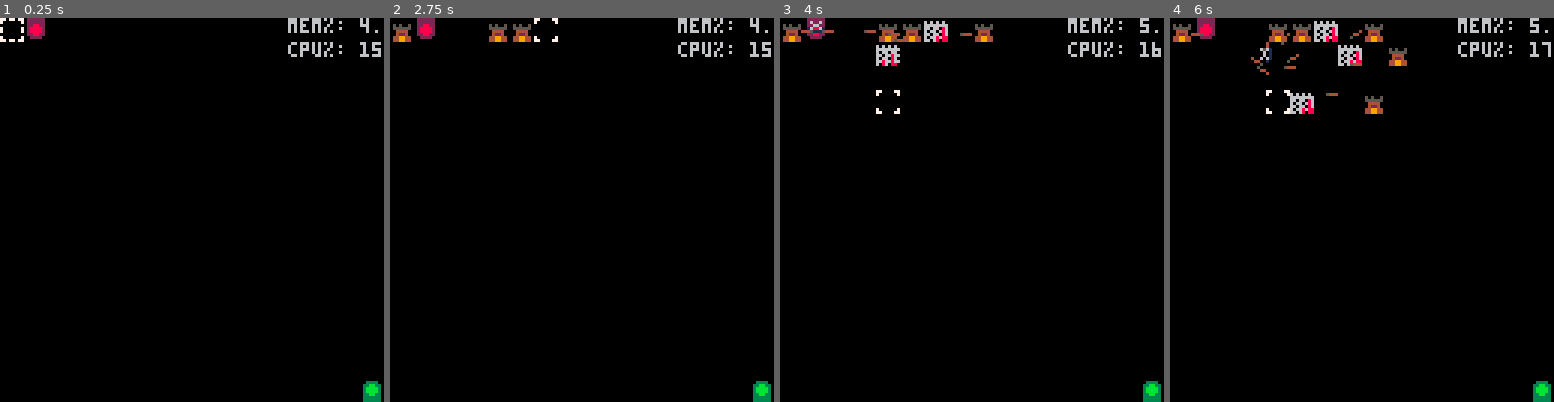
Above: before the commit, frames 1-4 (left to right).
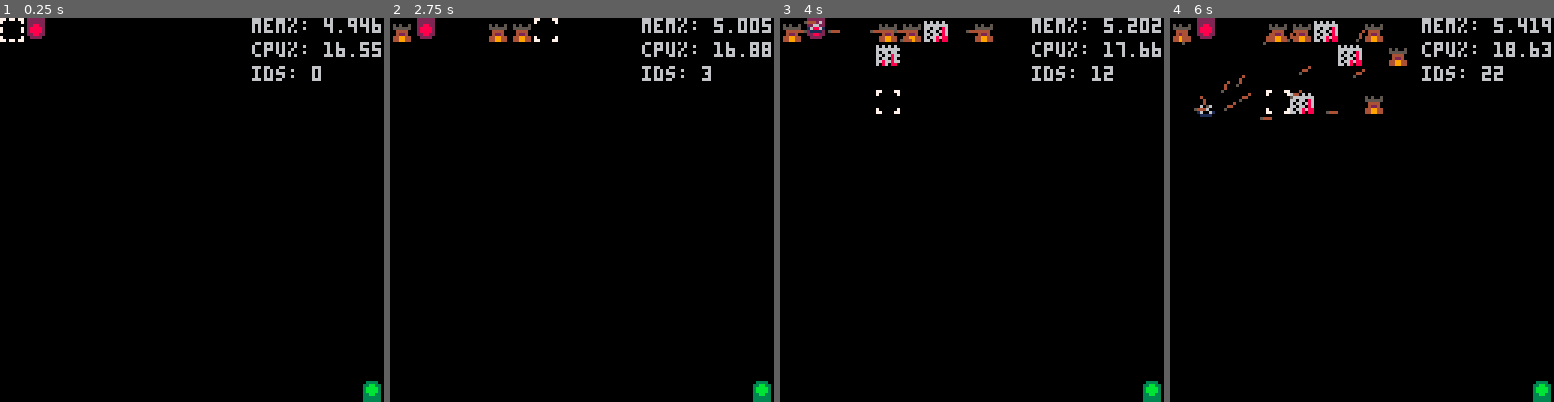
Above: after the commit, the same moments.

Repository: ClaytonKnittel/pico8-test
Game: PICO-8 cartridge clatt.p8
Two runs of this game, one before a commit and one after it. Both use one fixed random seed, a clock stepped at 60 frames per second and the inputs below.
Inputs:
- Up to frame 1 (0.25 s): no input
- Up to frame 2 (2.75 s): tap X (X key) at 0.33, 1.07, 1.85 s; tap O (Z key) at 0.7, 1.7, 2.1, 2.5 s; hold Right 1.6-2.1 s; hold Up 2.15-2.42 s; hold Right from 2.47 s (still down)
- Up to frame 3 (4 s): tap O (Z key) at 2.9, 3.3, 3.7 s; tap X (X key) at 2.97 s; release Right at 3.03 s; hold Left 3.08-3.58 s; hold Down 3.63-3.97 s
- Up to frame 4 (6 s): hold Right 4.02-4.68 s; tap X (X key) at 4.08, 5.2 s; tap O (Z key) every 0.4 s from 4.1 to 5.7 s; hold Up 4.73-5.03 s; hold Left 5.08-5.68 s; hold Down from 5.73 s (still down)

The runs differ from the first frame. In frame 1, 1.3% of the frame differs, in the area x 65-100%, y 0-17%; in frame 2, 1.4%; in frame 3, 1.6%; in frame 4, 2.2%, in the area x 3-100%, y 0-27%.

Commit message:
Improve ID assignment (#6)
* Id assignment improved

* cache type

* deterministic exploration

Diff:
--- a/clatt.p8
+++ b/clatt.p8
@@ -230,7 +230,7 @@
           distance = item.distance,
         }
 
-        for _, dir in pairs(Direction) do
+        for dir = 0, 3 do
           local next_pos = PosAfter(item.pos, dir)
           if PosInBounds(next_pos) and EnemyCanOccupyPos(next_pos) then
             queue.push({
@@ -558,7 +558,7 @@
       -- find target enemy
       local target_enemy = nil
       local target_enemy_distance = 32
-      for _, entity in entity_map.entities() do
+      for entity in entity_map.entities() do
         if entity.type_id() == TypeId.ENEMY then
           local enemy_pos = entity.pos()
           local enemy_distance = PosMagnitude(PosSub(enemy_pos, archer.pos()))
@@ -573,24 +573,22 @@
 
       -- brrrrr
       if target_enemy ~= nil then
-        local function spawn_arrow()
-          local archer_pos = archer.pos()
-
-          local target_pos = target_enemy.pos()
-          local enemy_dir = target_enemy.direction()
-          local enemy_speed = target_enemy.speed()
-
-          -- Make a guess for where the enemy will be by the time our arrow
-          -- would reach them had we aimed straight for them, and aim for there
-          -- instead.
-          local distance_to_enemy = PosMagnitude(PosSub(target_pos, archer_pos))
-          local scale = enemy_speed / ARROW_SPEED * distance_to_enemy
-          local to_add = PosScale(DirDelta(enemy_dir), scale)
-          target_pos = PosAdd(target_pos, to_add)
-
-          return MakeArrow(archer_pos, target_pos)
-        end
-        entity_map.try_spawn(spawn_arrow)
+        local archer_pos = archer.pos()
+
+        local target_pos = target_enemy.pos()
+        local enemy_dir = target_enemy.direction()
+        local enemy_speed = target_enemy.speed()
+
+        -- Make a guess for where the enemy will be by the time our arrow
+        -- would reach them had we aimed straight for them, and aim for there
+        -- instead.
+        local distance_to_enemy = PosMagnitude(PosSub(target_pos, archer_pos))
+        local scale = enemy_speed / ARROW_SPEED * distance_to_enemy
+        local to_add = PosScale(DirDelta(enemy_dir), scale)
+        target_pos = PosAdd(target_pos, to_add)
+
+        local arrow = MakeArrow(archer_pos, target_pos)
+        entity_map.spawn(arrow)
 
         fire_rate_cooldown = fire_rate
       end
@@ -677,38 +675,79 @@
 function MakeEntityMap()
   entity_map = {}
 
-  local MAX_ENTITIES = 512
   local entities = {}
+  -- Head of the freelist of IDs
+  local next_free_id = nil
+  local num_allocated_ids = 0
+
+  local function live_entities()
+    -- Cache the global function for faster lookup
+    local type = type
+
+    local live_entities = {}
+    for id = 0, num_allocated_ids - 1 do
+      local entity = entities[id]
+      if type(entity) == "table" then
+        live_entities[id] = entity
+      end
+    end
+    return pairs(live_entities)
+  end
 
   function entity_map.entities()
-    return pairs(entities)
-  end
-
-  function entity_map.try_spawn(make_entity)
-    for i = 1, MAX_ENTITIES do
-      if entities[i] == nil then
-        entities[i] = make_entity()
-        assert(entities[i] ~= nil)
-        assert(type(entities[i]) == "table")
-        return true
-      end
-    end
-    return false
+    -- Cache the global function for faster lookup
+    local type = type
+
+    local live_entities = {}
+    for id = 0, num_allocated_ids - 1 do
+      local entity = entities[id]
+      if type(entity) == "table" then
+        add(live_entities, entity)
+      end
+    end
+    return all(live_entities)
+  end
+
+  function entity_map.spawn(entity)
+    assert(type(entity) == "table")
+
+    if next_free_id ~= nil then
+      -- If we have free IDs, use the head of the freelist
+      local next_id = entities[next_free_id]
+      assert(type(next_id) == "number" or next_id == nil)
+
+      entities[next_free_id] = entity
+      next_free_id = next_id
+    else
+      -- If we have no free IDs, allocate a new ID
+      entities[num_allocated_ids] = entity
+      num_allocated_ids += 1
+    end
+  end
+
+  local function erase_id(id)
+    -- Insert this ID to the front of the freelist
+    entities[id] = next_free_id
+    next_free_id = id
   end
 
   function entity_map.update()
-    for i, entity in pairs(entities) do
+    for i, entity in live_entities() do
       local result = entity.update()
       if result.should_erase then
-        entities[i] = nil
+        erase_id(i)
       end
     end
   end
 
   function entity_map.draw()
-    for _, entity in pairs(entities) do
+    for _, entity in live_entities() do
       entity.draw()
     end
+  end
+
+  function entity_map.num_allocated_ids()
+    return num_allocated_ids
   end
 
   return entity_map
@@ -752,15 +791,12 @@
     if grid_tile_type == TypeId.EMPTY then
       local added = grid.try_set_tile(cursor_pos, selected_tower_type)
       if added and selected_tower_type == TypeId.ARCHER then
-        local function spawn_archer()
-          -- clone cursor_pos since cursor_pos is mutated:
-          local archer_pos = {
-            x = cursor_pos.x,
-            y = cursor_pos.y,
-          }
-          return MakeArcher(archer_pos)
-        end
-        assert(entity_map.try_spawn(spawn_archer))
+        -- clone cursor_pos since cursor_pos is mutated:
+        local archer_pos = {
+          x = cursor_pos.x,
+          y = cursor_pos.y,
+        }
+        entity_map.spawn(MakeArcher(archer_pos))
       end
     elseif grid_tile_type == selected_tower_type then
       assert(grid.try_set_tile(cursor_pos, TypeId.EMPTY))
@@ -834,7 +870,7 @@
   entity_map.update()
 
   if time % 100 == 99 then
-    entity_map.try_spawn(MakeEnemy)
+    entity_map.spawn(MakeEnemy())
   end
 end
 
@@ -848,19 +884,20 @@
   end
 
   local mem = stat(0) * 100 / 2048
-  print("mem%: "..mem.."%", 96, 0)
+  print("mem%: "..mem.."%", 84, 0)
   local cpu = stat(1) * 100
-  print("cpu%: "..cpu.."%", 96, 8)
+  print("cpu%: "..cpu.."%", 84, 8)
+  print("ids: "..entity_map.num_allocated_ids(), 84, 16)
 end
 
 function _update()
-  cls(0)
   UpdateInput()
   UpdateEntities()
   time += 1
 end
 
 function _draw()
+  cls(0)
   DrawGrid()
   DrawEntities()
   DrawCursor()
